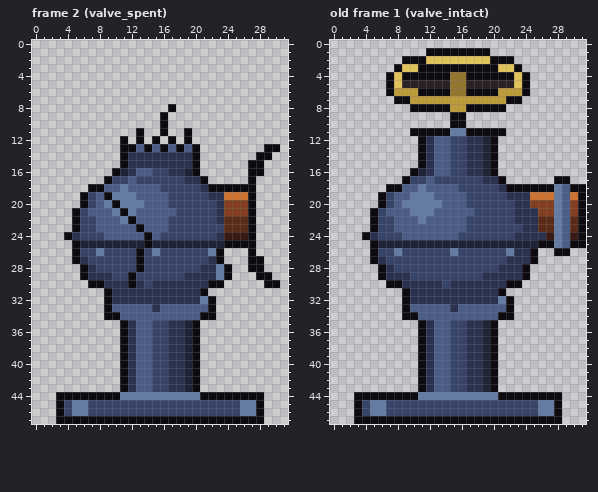
File history of a pixel-art file, assets/source/props/floor01/gw_valve.ase. The first picture shows the starting point.
32x48 pixels, 2 frames. Shown: frame 2 (valve_spent), old frame 1 (valve_intact). The commit also changed other frames, which this record leaves out.
Once edited:
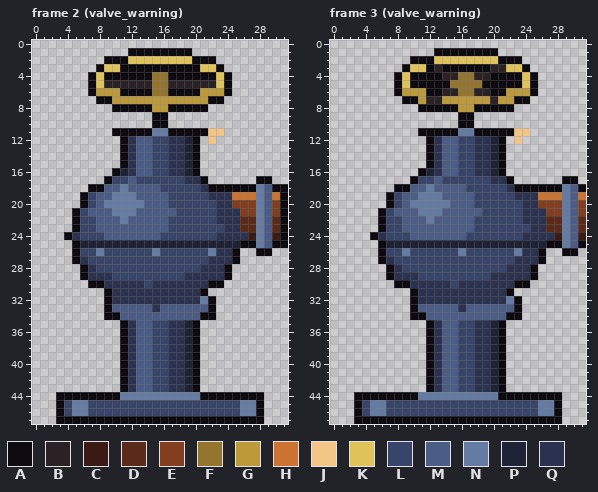
Palette (. is transparent): A #0e0b10  B #2b2226  C #3a1a14  D #5c2a18  E #823e1e  F #93752e  G #bc9a3a  H #cc7332  J #f2c486  K #e0c25a  L #38456a  M #4b5d86  N #647ca4  P #1f2338  Q #2a3250
A new or re-ordered frame is compared with the old frame closest to it.
Change:
frames 2 -> 9
Frame 2 (valve_warning):
y 1: x 12..19 ........ -> AAAAAAAA
y 2: x 9..22 .............. -> AAAKKKKKKKKAAA
y 3: x 8..23 ................ -> AKKAAAAAAAAAAKKA
y 4: x 7..24 .................. -> AKAAAAAAFFAAAAAAKA
y 5: x 7..24 .................. -> AKBBBBBBFFBBBBBBKA
y 6: x 7..24 .................. -> AGGGAAAAFFAAAAGGGA
y 7: x 8..23 ................ -> AAGGGGGGGGGGGGAA
y 8: x 10..16 ....... -> AAAAAGG; x 18..21 .... -> AAAA
y 9..10: x 15 . -> A
y 11: x 10..12 ... -> AAA; x 14..18 ..A.. -> ANNAA; x 20..23 .... -> AAJJ
y 12: x 12..20 .A.A.A.A. -> QMMLLQQPA; x 22 . -> J
y 13: x 12 A -> Q; x 14..19 AMAMAM -> MLLQQP; x 29..30 AA -> ..
y 14: x 13..16 QQQQ -> MMLL; x 19 Q -> P; x 28..29 AA -> ..
y 15: x 13..16 QQQQ -> MMLL; x 19 Q -> P; x 27..28 AA -> ..
y 16: x 27..28 AA -> ..
y 17: x 27..29 A.. -> .AA
y 18: x 28..31 .... -> NMAA
y 19: x 9 A -> M; x 24 H -> Q; x 27..31 A.... -> HNMHA
y 20: x 10 A -> N; x 24 E -> Q; x 27..31 A.... -> ENMEA
y 21: x 11 A -> N; x 24..25 EE -> QQ; x 27..31 A.... -> ENMEA
y 22: x 12 A -> M; x 24..25 DD -> QQ; x 27..31 A.... -> DNMDA
y 23: x 13 A -> M; x 24..25 DD -> QQ; x 27..31 A.... -> DNMDA
y 24: x 14 A -> M; x 24..31 CCCA.... -> QQQCNMCA
y 25: x 14 A -> P; x 24..25 AA -> PP; x 28..31 .... -> NMAA
y 26: x 13 A -> L; x 23..25 A.. -> QQA; x 27..29 A.. -> .AA
y 27: x 13 A -> L; x 23..25 A.. -> QQA; x 27..28 AA -> ..
y 28: x 13 A -> L; x 23 N -> Q; x 27..28 AA -> ..
y 29: x 12 A -> L; x 23 N -> Q; x 28..29 AA -> ..
y 30: x 12 A -> Q; x 29..30 AA -> ..
Frame 3 (valve_warning) is new; against old frame 1 (valve_intact):
y 1: x 12 A -> .; x 20 . -> A
y 2: x 9 A -> .; x 12 K -> A; x 20 A -> K; x 23 . -> A
y 3: x 8..9 AK -> .A; x 11 A -> K; x 13 A -> B; x 20..21 AK -> BB; x 23..24 A. -> KA
y 4: x 7..9 AKA -> .AK; x 14..15 AF -> BB; x 17..19 AAA -> FBB; x 23..25 KA. -> AKA
y 5: x 7..14 AKBBBBBB -> .AKAAAAA; x 17..25 BBBBBBKA. -> FFAAAAAKA
y 6: x 7..8 AG -> .A; x 11 A -> G; x 14..15 AF -> BB; x 17..19 AAA -> FBB; x 21 G -> A; x 24..25 A. -> GA
y 7: x 8 A -> .; x 10 G -> A; x 12..13 GG -> BB; x 20 G -> B; x 22 A -> G; x 24 . -> A
y 8: x 10 A -> .; x 15 G -> A; x 17 A -> G; x 22 . -> A
y 9..10: x 15 A -> .; x 17 . -> A
y 11: x 10 A -> .; x 15 N -> A; x 17 A -> N; x 22..24 ... -> AJJ
y 12: x 11..13 AQM -> .AQ; x 15 L -> M; x 17 Q -> L; x 19..21 PA. -> QPA; x 23 . -> J
y 13..15: x 11..13 AQM -> .AQ; x 15 L -> M; x 17 Q -> L; x 19..21 PA. -> QPA
y 16: x 10..13 APQM -> .APQ; x 15 L -> M; x 17 Q -> L; x 19..21 PA. -> QPA
y 17: x 9..10 AL -> .A; x 12..13 ML -> LM; x 19 Q -> L; x 21..22 A. -> QA; x 28 A -> .; x 30 . -> A
y 18: x 7 A -> .; x 9 M -> A; x 11..12 NM -> MN; x 16 L -> M; x 21..22 QA -> LQ; x 28..30 NMA -> ANM
y 19: x 6..8 ALM -> .AL; x 10 N -> M; x 13 M -> N; x 17 L -> M; x 22 Q -> L; x 25 H -> Q; x 28..31 NMHA -> HNMH
y 20: x 6..9 ALMN -> .ALM; x 14 M -> N; x 17 L -> M; x 23 Q -> L; x 25 E -> Q; x 28..31 NMEA -> ENME
y 21: x 5..7 ALM -> .AL; x 10 N -> M; x 13 M -> N; x 18 L -> M; x 23 Q -> L; x 26 E -> Q; x 28..31 NMEA -> ENME
y 22: x 5..6 AL -> .A; x 8 M -> L; x 11..12 NM -> MN; x 17 L -> M; x 23 Q -> L; x 26 D -> Q; x 28..31 NMDA -> DNMD
y 23: x 5..6 AL -> .A; x 8 M -> L; x 17 L -> M; x 24 Q -> L; x 26 D -> Q; x 28..31 NMDA -> DNMD
y 24: x 4..6 AQL -> .AQ; x 9 M -> L; x 16 L -> M; x 23 Q -> L; x 27..31 CNMCA -> QCNMC
y 25: x 5..6 AP -> .A; x 26 A -> P; x 28..30 NMA -> ANM
y 26: x 5..6 AL -> .A; x 8..9 NL -> LN; x 15..16 NL -> LN; x 22..23 NQ -> LN; x 25..26 A. -> QA; x 28 A -> .; x 30 . -> A
y 27: x 5..7 AQL -> .AQ; x 22 Q -> L; x 25..26 A. -> QA
y 28: x 6..8 AQL -> .AQ; x 21 Q -> L; x 24..25 A. -> QA
y 29: x 6..7 AQ -> .A; x 10 L -> Q; x 19 Q -> L; x 24..25 A. -> QA
y 30: x 7 A -> .; x 9 Q -> A; x 14..15 LQ -> QL; x 22 A -> Q; x 24 . -> A
y 31: x 9..10 AQ -> .A; x 21..22 A. -> QA
y 32: x 9..10 AQ -> .A; x 21..23 NA. -> QNA
y 33: x 9..10 AM -> .A; x 15..16 QM -> MQ; x 22..23 A. -> MA
y 34: x 9 A -> .; x 11 M -> A; x 21 A -> M; x 23 . -> A
y 35..43: x 11..13 AQM -> .AQ; x 15 L -> M; x 17 Q -> L; x 19..21 PA. -> QPA
Pixel boxes of the changes (left, top, right, bottom) in both pictures:
changed: (88, 48, 288, 288)
changed: (362, 48, 586, 392)
